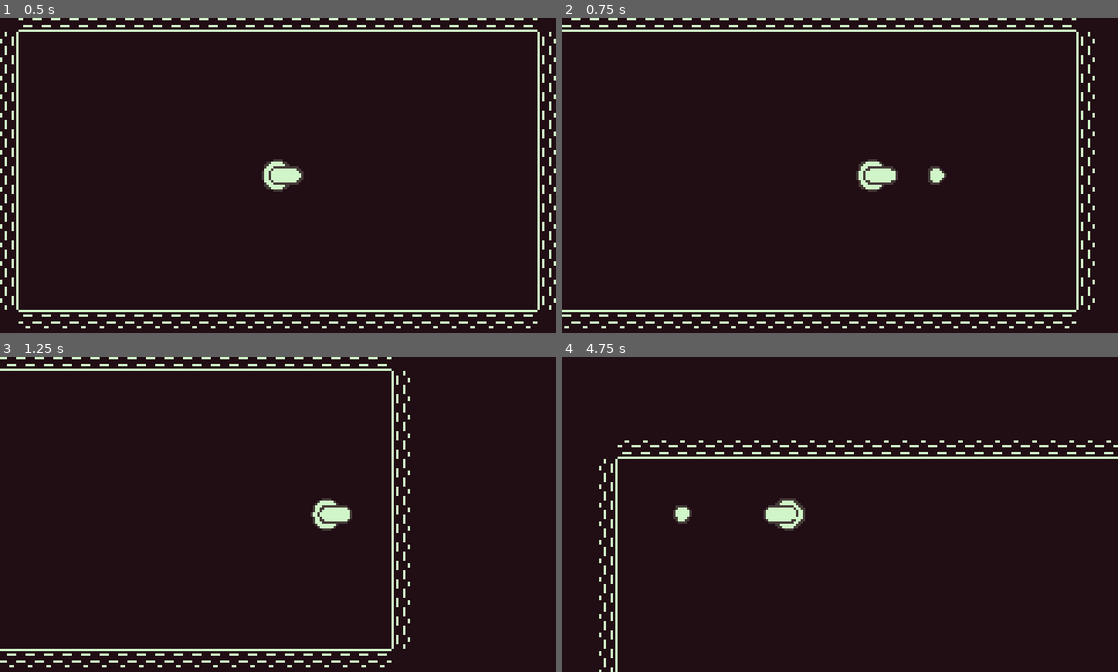
Above: before the commit, frames 1-4 (two rows, left to right).
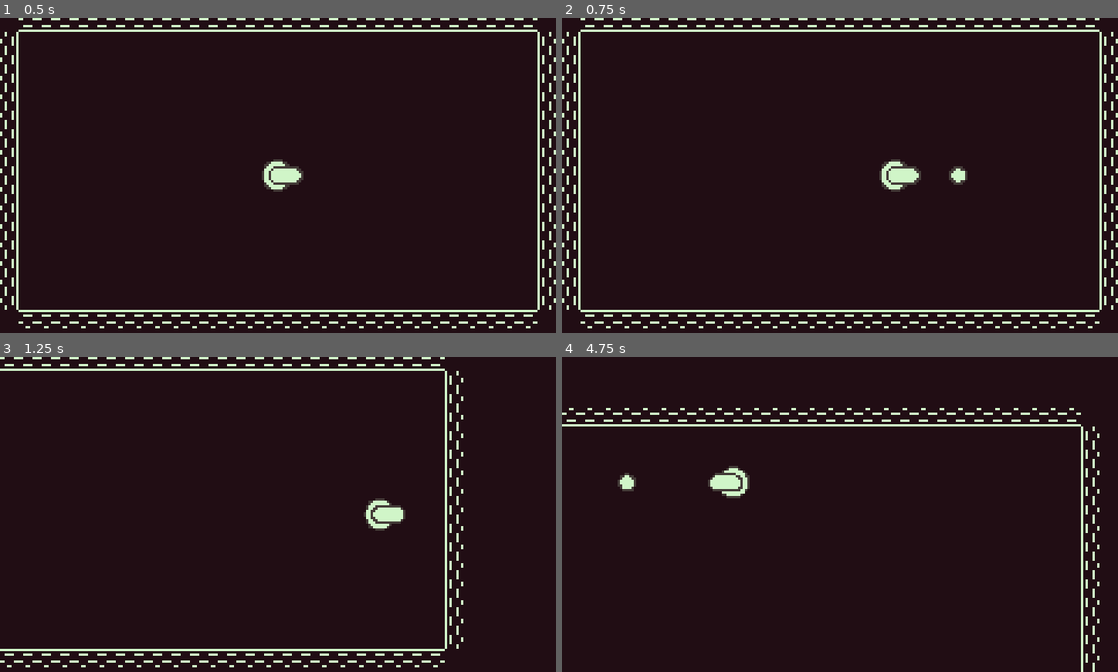
Above: after the commit, the same moments.

Repository: leafo/godot-game-1
Game: Godot game, scene res://Main.tscn
The game is run twice, just before and just after one commit, with the same random seed, the same clock (stepped at 60 frames per second) and the same inputs.
Inputs:
- Up to frame 1 (0.5 s): no input
- Up to frame 2 (0.75 s): tap Enter (ui_accept) at 0.5 s; hold Right (ui_right) from 0.53 s (still down)
- Up to frame 3 (1.25 s): keep holding Right (ui_right); tap Enter (ui_accept) at 0.77 s
- Up to frame 4 (4.75 s): release Right (ui_right) at 1.28 s; hold Down (ui_down) 1.28-2.03 s; tap Enter (ui_accept) at 1.52, 3.02, 3.77, 4.52 s; hold Right (ui_right) 2.03-2.78 s; hold Up (ui_up) 2.78-3.53 s; hold Left (ui_left) from 3.53 s (still down)

Frame 1 is identical in both runs. In frame 2, 5.5% of the frame differs, in the area x 0-100%, y 0-99%; in frame 3, 3.6%; in frame 4, 5.8%, in the area x 0-100%, y 16-100%.

Commit message:
camera drag margin

Diff:
--- a/Bullet.tscn
+++ b/Bullet.tscn
@@ -8,7 +8,7 @@
 custom_solver_bias = 0.0
 extents = Vector2( 2, 2 )
 
-[node name="Bullet" type="KinematicBody2D" index="0"]
+[node name="Bullet" type="KinematicBody2D"]
 
 position = Vector2( 0.0944672, 0 )
 input_pickable = false
--- a/Player.tscn
+++ b/Player.tscn
@@ -28,7 +28,7 @@
 "values": [ Vector2( 0, 0 ), Vector2( -3, 0 ), Vector2( 0, 0 ) ]
 }
 
-[node name="Player" type="KinematicBody2D"]
+[node name="Player" type="KinematicBody2D" index="0"]
 
 position = Vector2( 120, 70 )
 input_pickable = false
@@ -92,8 +92,8 @@
 limit_right = 10000000
 limit_bottom = 10000000
 limit_smoothed = false
-drag_margin_h_enabled = false
-drag_margin_v_enabled = false
+drag_margin_h_enabled = true
+drag_margin_v_enabled = true
 smoothing_enabled = true
 smoothing_speed = 5.0
 offset_v = 0.0
@@ -105,7 +105,7 @@
 editor_draw_screen = true
 editor_draw_limits = false
 editor_draw_drag_margin = false
-_sections_unfolded = [ "Smoothing" ]
+_sections_unfolded = [ "Drag Margin", "Smoothing" ]
 __meta__ = {
 "_edit_lock_": true
 }
